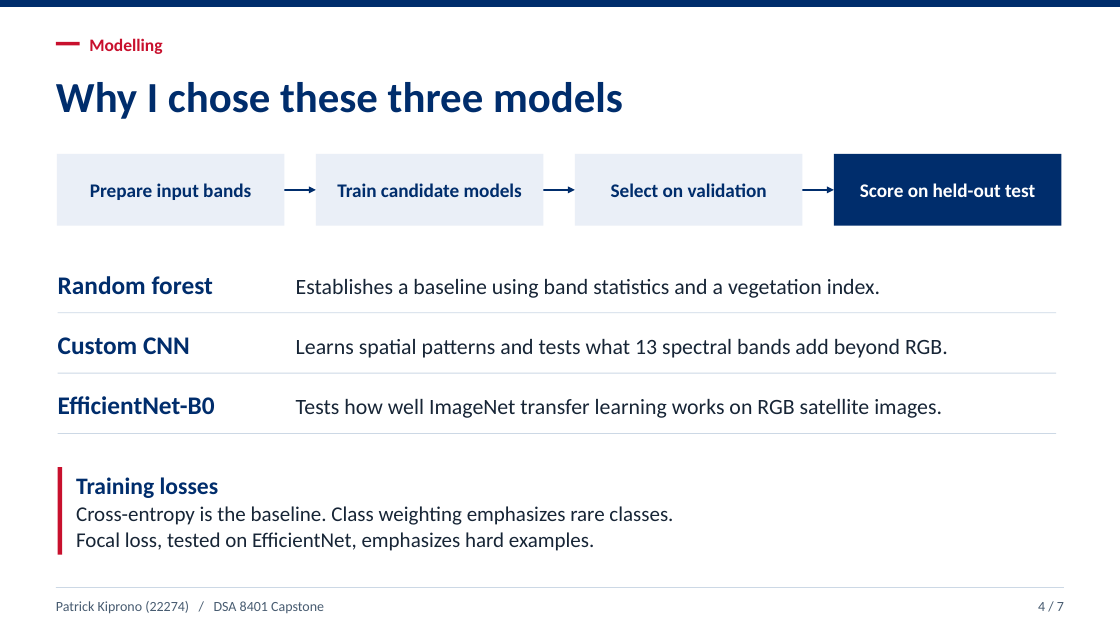
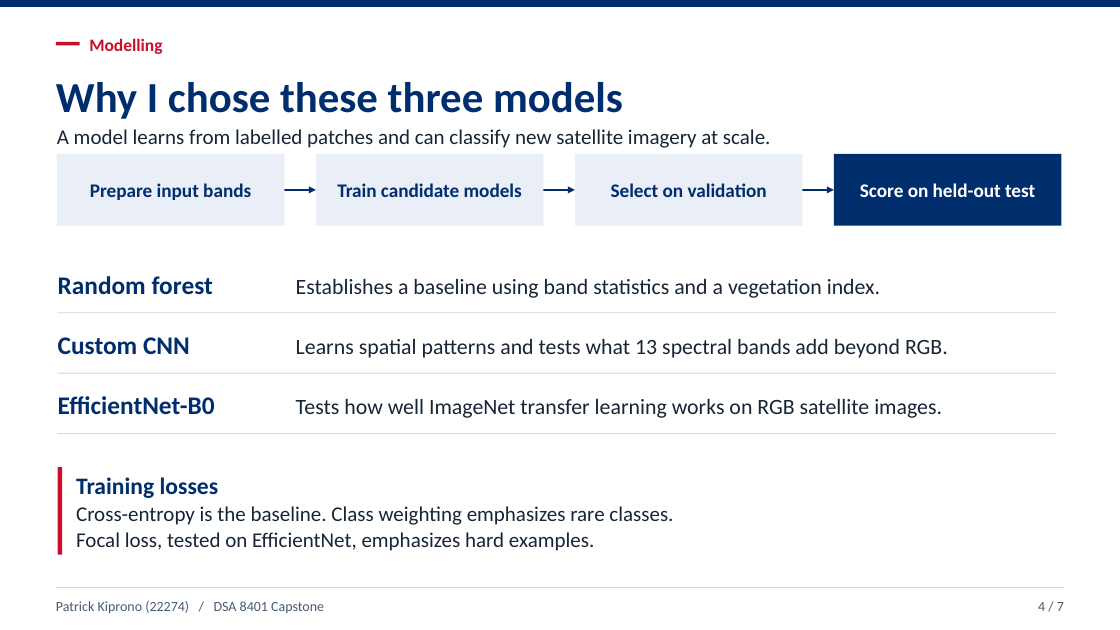
Before and after one commit to kipronopato/EuroSAT_LULC_Capstone, a slide deck: slide 4 of deliverables/EuroSAT_Capstone_Presentation.pptx. Drawn at 1120x630 pixels with LibreOffice and Linux fonts; fonts in the diff are those of the drawing. Boxes give left, top, right and bottom in pixels: in the first picture for what was removed or moved away, otherwise in the second. Text is boxed around its words. In the diff, an @@ line names an element or a change of style, - is before the commit and + after.

Commit message:
Explain why modelling matters for land-cover classification

```diff
--- a/deliverables/EuroSAT_Capstone_Presentation.pptx
+++ b/deliverables/EuroSAT_Capstone_Presentation.pptx
@@ text added at box(57, 129, 771, 148), 18 pt, text #172536 @@
+A model learns from labelled patches and can classify new satellite imagery at scale.
```
